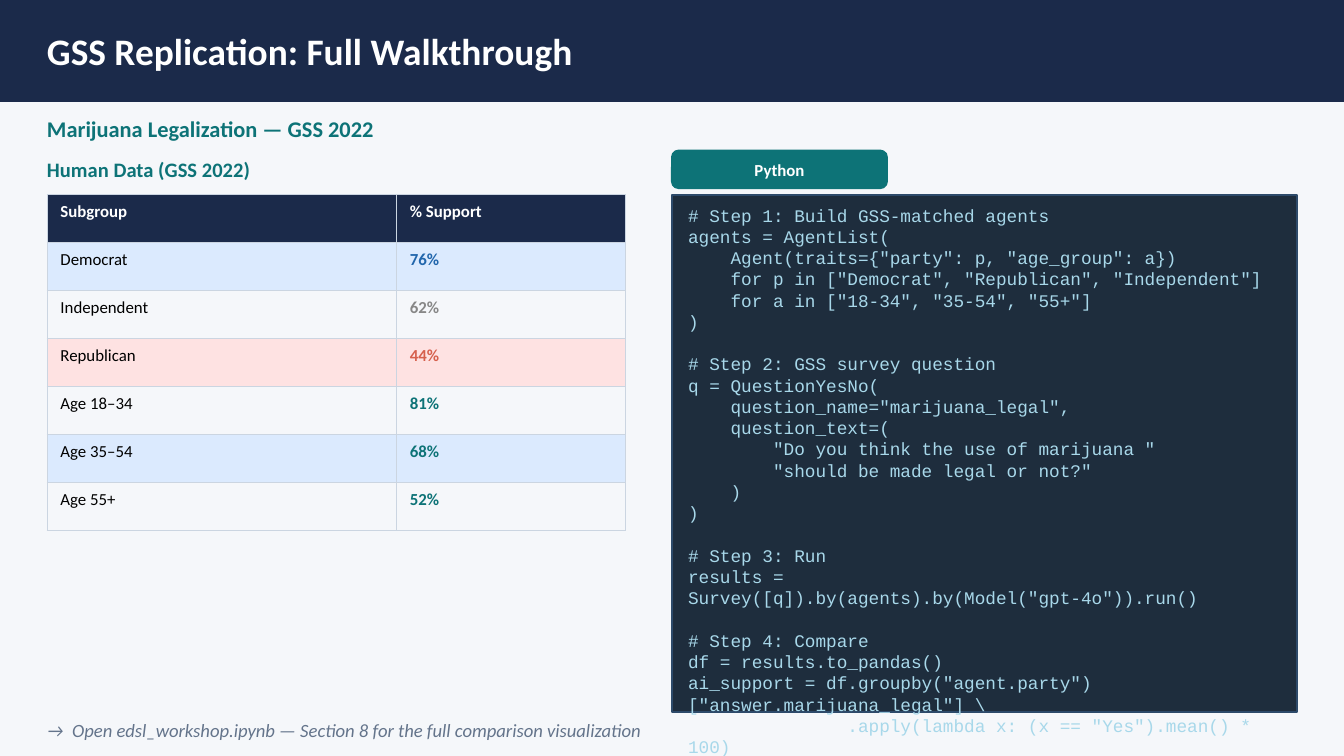
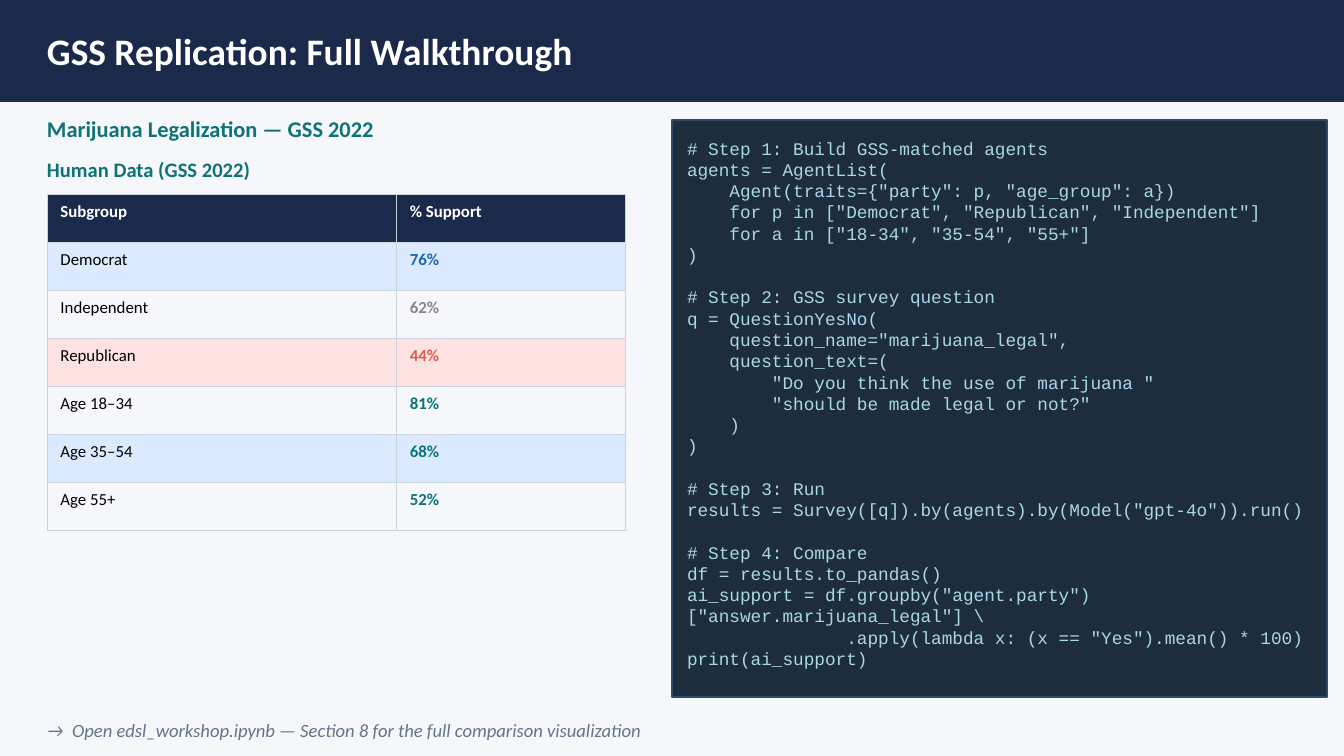
Before and after one commit to VeraMao/MACS30755_Digital-Experiments_EDSL_Workshop, a slide deck: slide 11 of edsl_workshop_slides.pptx. Drawn at 1344x756 pixels with LibreOffice and Linux fonts; fonts in the diff are those of the drawing. Boxes give left, top, right and bottom in pixels: in the first picture for what was removed or moved away, otherwise in the second. Text is boxed around its words. In the diff, an @@ line names an element or a change of style, - is before the commit and + after.

```diff
--- a/edsl_workshop_slides.pptx
+++ b/edsl_workshop_slides.pptx
@@ rectangle: place and size @@
-rectangle at (672,195,1297,712)
+rectangle at (672,120,1328,698)
@@ text "# Step 1: Build GSS-matched ..." rewrapped from (688,209,1262,756) to (687,142,1303,648) @@
@@ rounded rectangle removed at (672,151,887,188) @@
@@ text removed at (754,164,804,179) @@
-Python
```
Also in this commit, not shown: 9 other slides changed.
